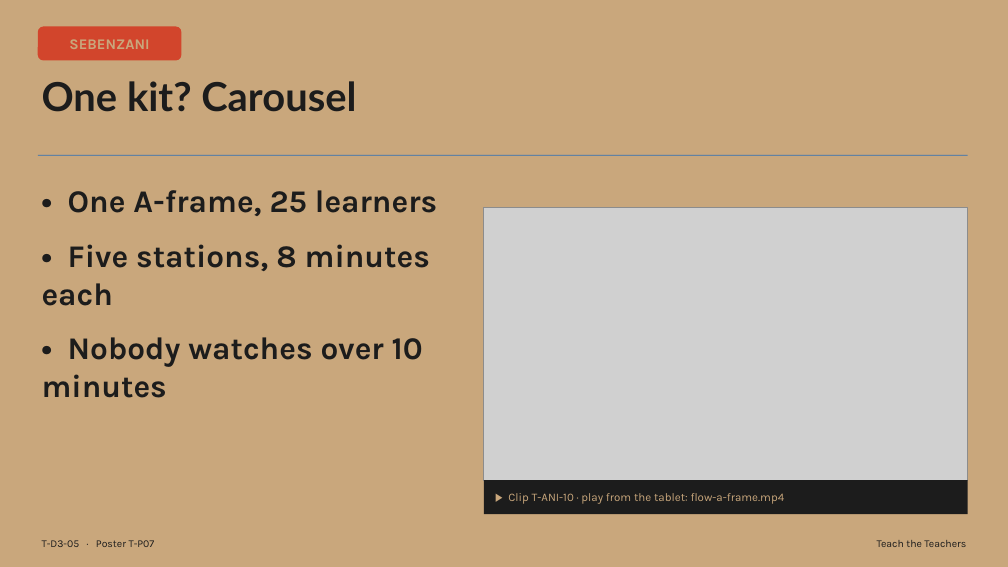
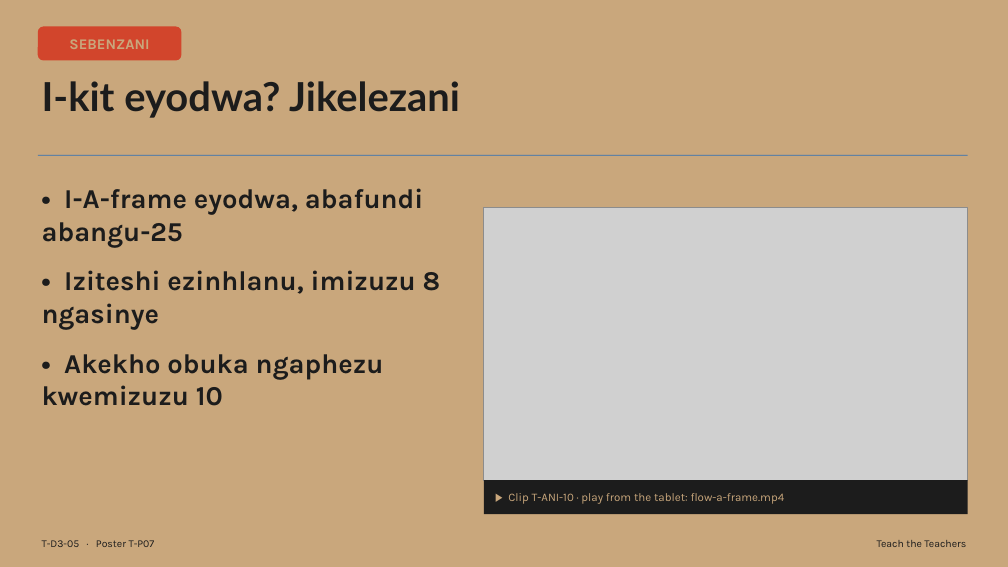
Before and after one commit to rorymclark-prog/ImbewuField, a slide deck: slide 5 of courses/build/teach-the-teachers/T-D3.zu.pptx. Drawn at 1008x567 pixels with LibreOffice and Linux fonts; fonts in the diff are those of the drawing; grey boxes stand for pictures. Boxes give left, top, right and bottom in pixels: in the first picture for what was removed or moved away, otherwise in the second. Text is boxed around its words. In the diff, an @@ line names an element or a change of style, - is before the commit and + after.

```diff
--- a/courses/build/teach-the-teachers/T-D3.zu.pptx
+++ b/courses/build/teach-the-teachers/T-D3.zu.pptx
@@ text at (42,81,460,118): text changed @@
-One kit? Carousel
+I-kit eyodwa? Jikelezani
@@ text at (42,188,441,406): text changed; size 30 to 26 pt @@
-• One A-frame, 25 learners
-• Five stations, 8 minutes each
-• Nobody watches over 10 minutes
+• I-A-frame eyodwa, abafundi abangu-25
+• Iziteshi ezinhlanu, imizuzu 8 ngasinye
+• Akekho obuka ngaphezu kwemizuzu 10
```
Also in this commit, not shown: 17 other slides changed, 38 other files.
